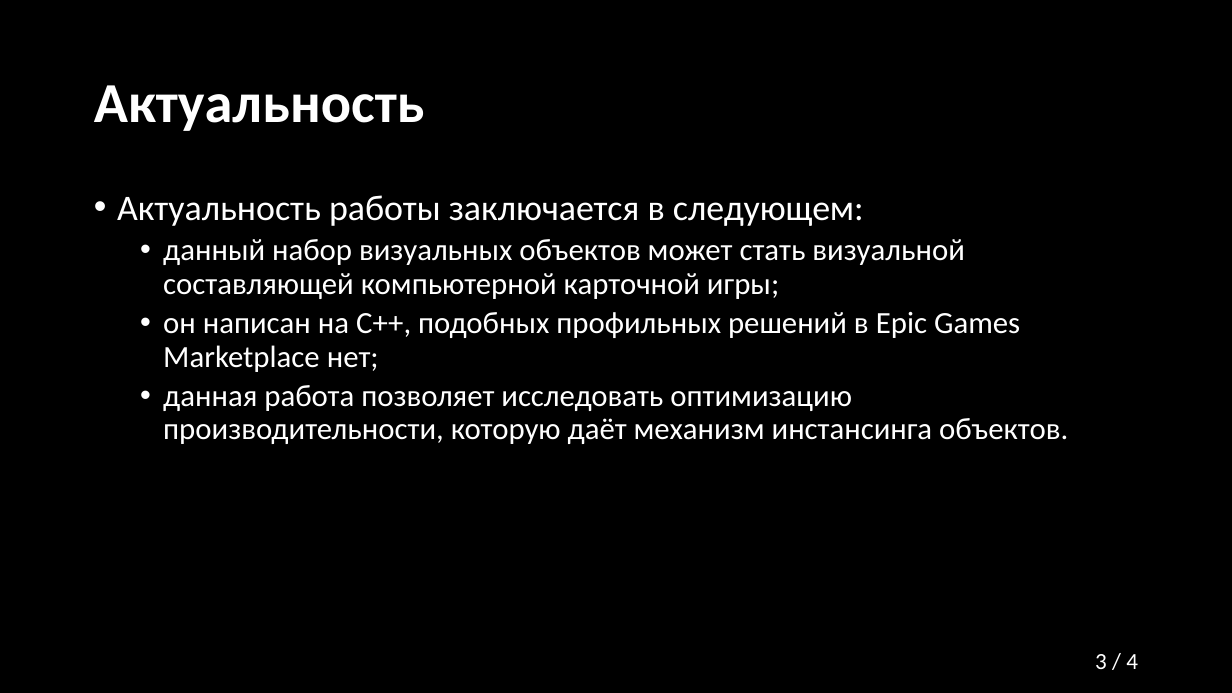
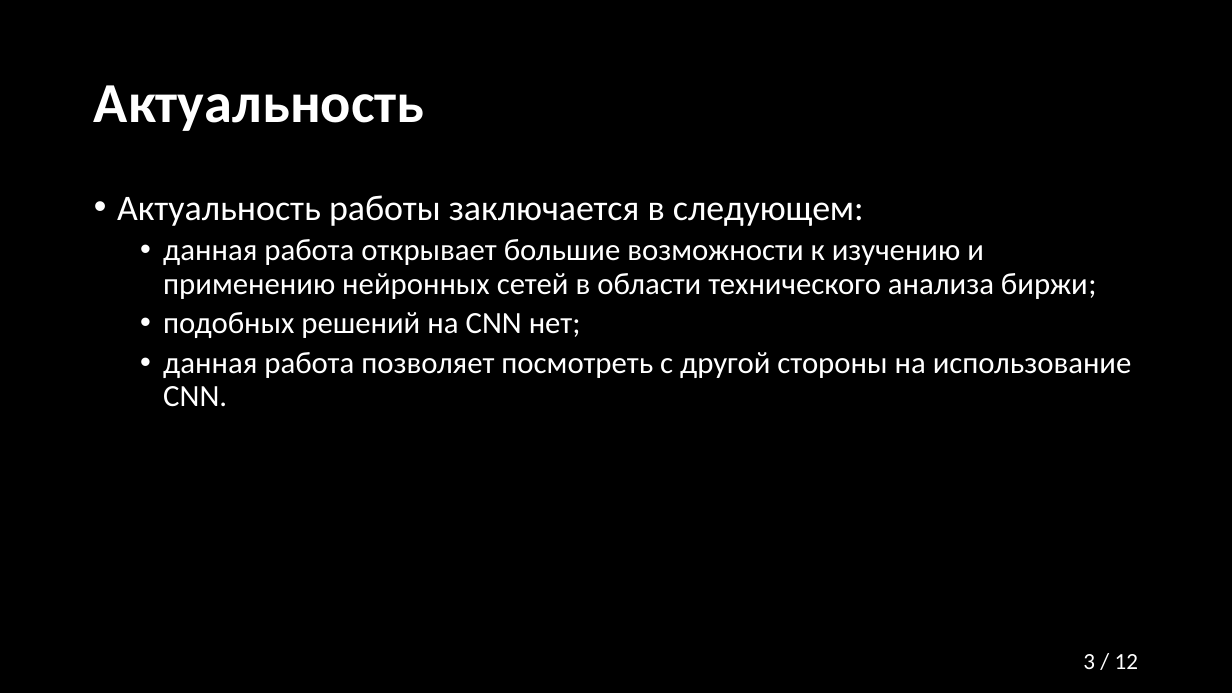
Before and after one commit to Relax-FM/Diploma, a slide deck: slide 3 of MMAPS/presentation/Presentation.pptx. Drawn at 1232x693 pixels with LibreOffice and Linux fonts; fonts in the diff are those of the drawing. Boxes give left, top, right and bottom in pixels: in the first picture for what was removed or moved away, otherwise in the second. Text is boxed around its words. In the diff, an @@ line names an element or a change of style, - is before the commit and + after.

```diff
--- a/MMAPS/presentation/Presentation.pptx
+++ b/MMAPS/presentation/Presentation.pptx
@@ text at <box>163,239,1132,407</box>: text changed @@
-  • данный набор визуальных объектов может стать визуальной составляющей компьютерной карточной игры;
-  • он написан на C++, подобных профильных решений в Epic Games Marketplace нет;
-  • данная работа позволяет исследовать оптимизацию производительности, которую даёт механизм инстансинга объектов.
+  • данная работа открывает большие возможности к изучению и применению нейронных сетей в области технического анализа биржи;
+  • подобных решений на CNN нет;
+  • данная работа позволяет посмотреть с другой стороны на использование CNN.
@@ page number at <box>1083,654,1138,669</box>: text changed @@
-3 / 4
+3 / 12
```
Also in this commit, not shown: 3 other slides changed, 8 slides added, 1 other file.
